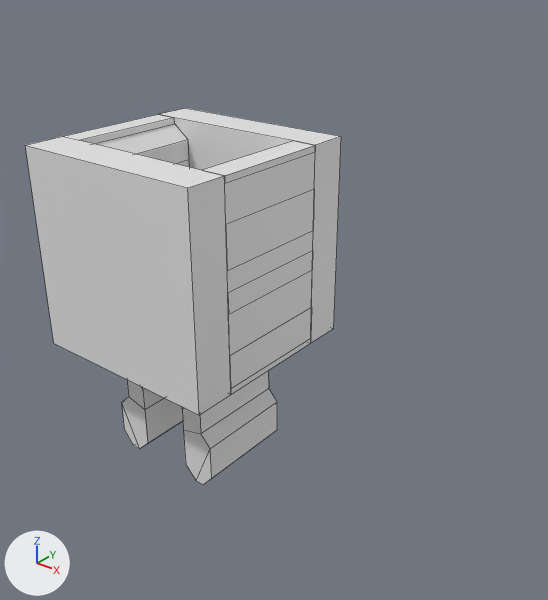
Before and after pictures for a commit that changed the Blender file clip_designs/clip_holds_10mm_v3.blend.
Before and after are seen from a camera (50 mm lens) standing at (24.3, -24.1, 18.5) and looking at (5.0, 0.0, 3.5). The lights are fixed; the arrows at lower left show +X, +Y and +Z. Mesh edges are drawn as thin lines.

In view in the first picture: 'clip', 'clip_holder_top_main'.
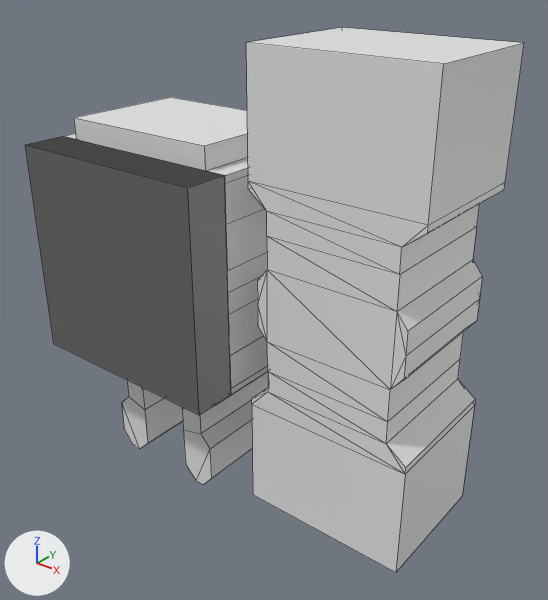
What the commit changed:
me_cube_001 has 8 vertices, 6 faces and spans x -5.0..5.0, y -1.01..1.01, z -5.0..5.0.
me_cube_001 is used by ob_clip_holds; location (0.0, -4.0, 5.0).
Before the commit, vertices of me_cube_001: 0 (-5.0, -1.01, -5.0) at pixel (53, 343), 1 (-5.0, -1.01, 5.0) at pixel (25, 145), 2 (-5.0, 1.01, -5.0), 3 (-5.0, 1.01, 5.0) at pixel (62, 136), 4 (5.0, -1.01, -5.0) at pixel (199, 415).
Before the commit, vertices of me_cube_001: 5 (5.0, -1.01, 5.0) at pixel (187, 187), 6 (5.0, 1.01, -5.0) at pixel (230, 394), 7 (5.0, 1.01, 5.0) at pixel (224, 175).
Part 1, on me_cube_001:
Vertices 0, 2, 4, 6 of me_cube_001 move by (0.0, 0.0, -0.01).
Vertices 1, 3, 5, 7 of me_cube_001 move by (0.0, 0.0, 0.01).
Mesh me_cube_002 is new.
It has 60 vertices, 82 faces and spans x -3.8..3.8, y -3.0..3.0, z -10.0..10.0.
Mesh me_cube is new.
It is a box spanning x -4.0..4.0, y -3.0..3.0, z -1.0..11.0.
Object 'clip_holds' (ob_clip_holds) is now shown.
Object 'clip_holder_negative_applied' (ob_clip_holder_negative_applied) is new; it shows me_cube_002.
Its location is (10.0, 0.0, 5.0).
Object 'clip_holder_negative' (ob_clip_holder_negative) is new; it shows me_cube.
Its location is (0.0, 0.0, 0.0).
It gains a BOOLEAN modifier named 'Boolean'.
Modifier setting: object = ob_clip_holder_top_main.

Boxes (x1, y1, x2, y2) around the edits, measured in the pictures (548 x 600 px; the box of a moved part takes in the faces that stretch with it):
'clip_holder_negative_applied', added
    after: (246, 27, 524, 572)
'clip_holder_top_main', reshaped
    before: (25, 108, 341, 415)
    after: (25, 133, 267, 415)
'clip_holder_negative', shown, added
    after: (74, 97, 268, 406)
'clip_holds', shown
    after: (188, 176, 231, 413)
part 1 of me_cube_001, moved or reshaped
    before: (25, 108, 341, 415)
    after: (25, 136, 231, 415)
